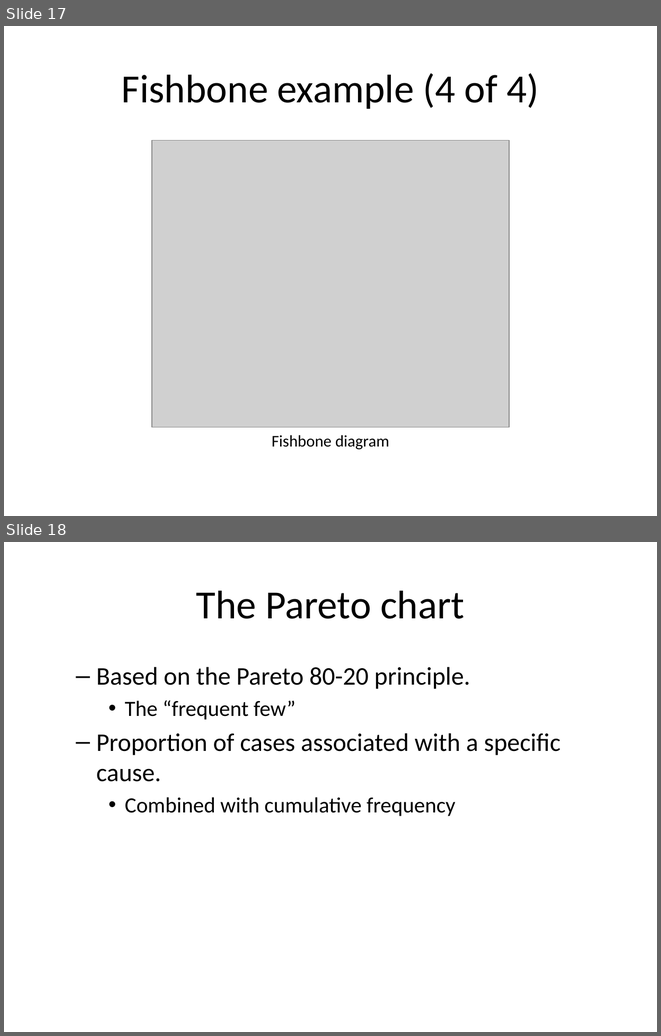
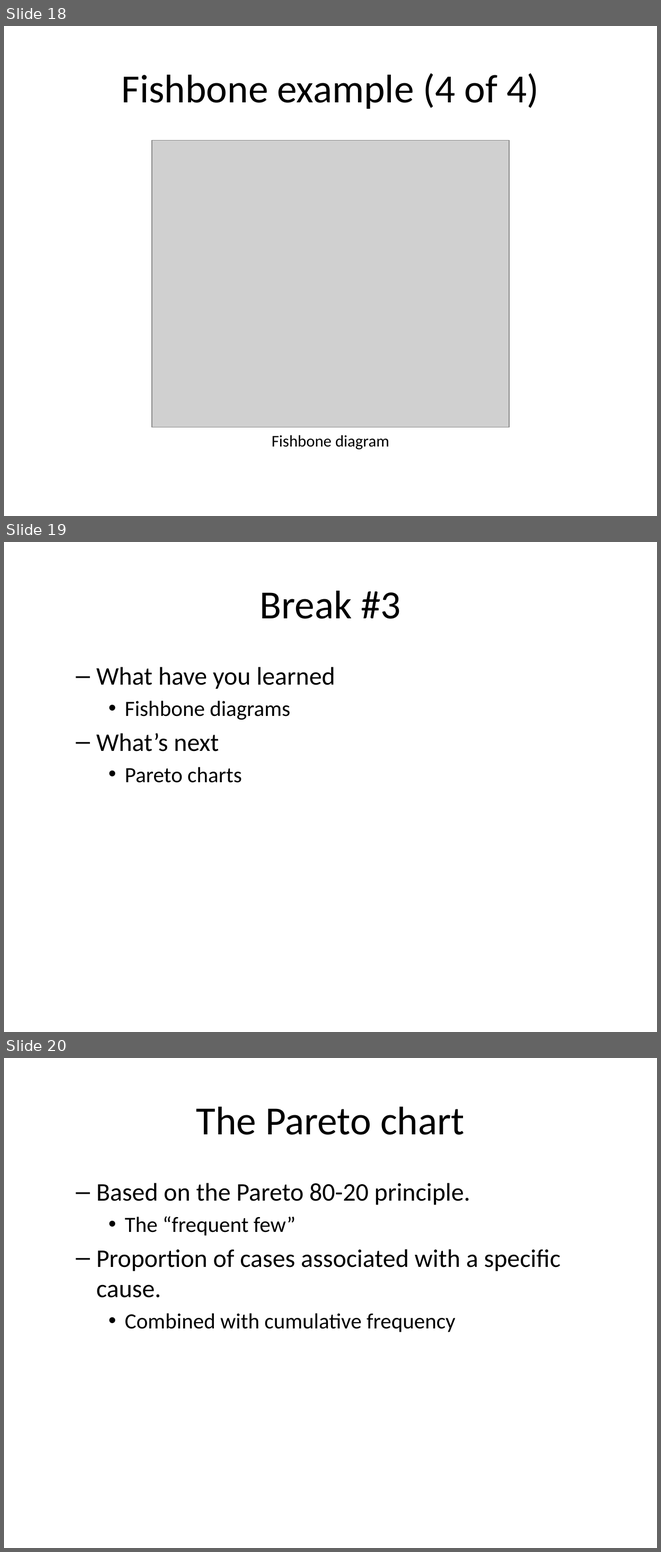
Before and after one commit to pmean/classes, a slide deck: clinical-research-methodology/results/video05-quasi-experiments.pptx. Shown one above the other, each under a label of ours: slides 17 and 18 before the commit, slides 18, 19 and 20 after it. The pictures are 661x1036 and 661x1552 pixels, drawn with LibreOffice and Linux fonts; fonts in the diff are those of the drawing; grey boxes stand for pictures. Boxes give left, top, right and bottom in pixels: in the first picture for what was removed or moved away, otherwise in the second. Text is boxed around its words. In the diff, an @@ line names an element or a change of style, - is before the commit and + after.

```diff
--- a/clinical-research-methodology/results/video05-quasi-experiments.pptx
+++ b/clinical-research-methodology/results/video05-quasi-experiments.pptx
@@ slide 19 added at [4, 542, 657, 1032], background #FFFFFF @@
@@ title added at [260, 590, 401, 619], 44 pt, text #000000 @@
+Break #3
@@ text added at [96, 667, 335, 783], 28 pt, text #000000 @@
+  – What have you learned
+    • Fishbone diagrams
+  – What’s next
+    • Pareto charts
@@ what was slide 17 is now slide 18 @@
@@ what was slide 18 is now slide 20 @@
```
Also in this commit, not shown: 1 slide changed, 6 other slides added, 1 slide removed, 4 other files.
